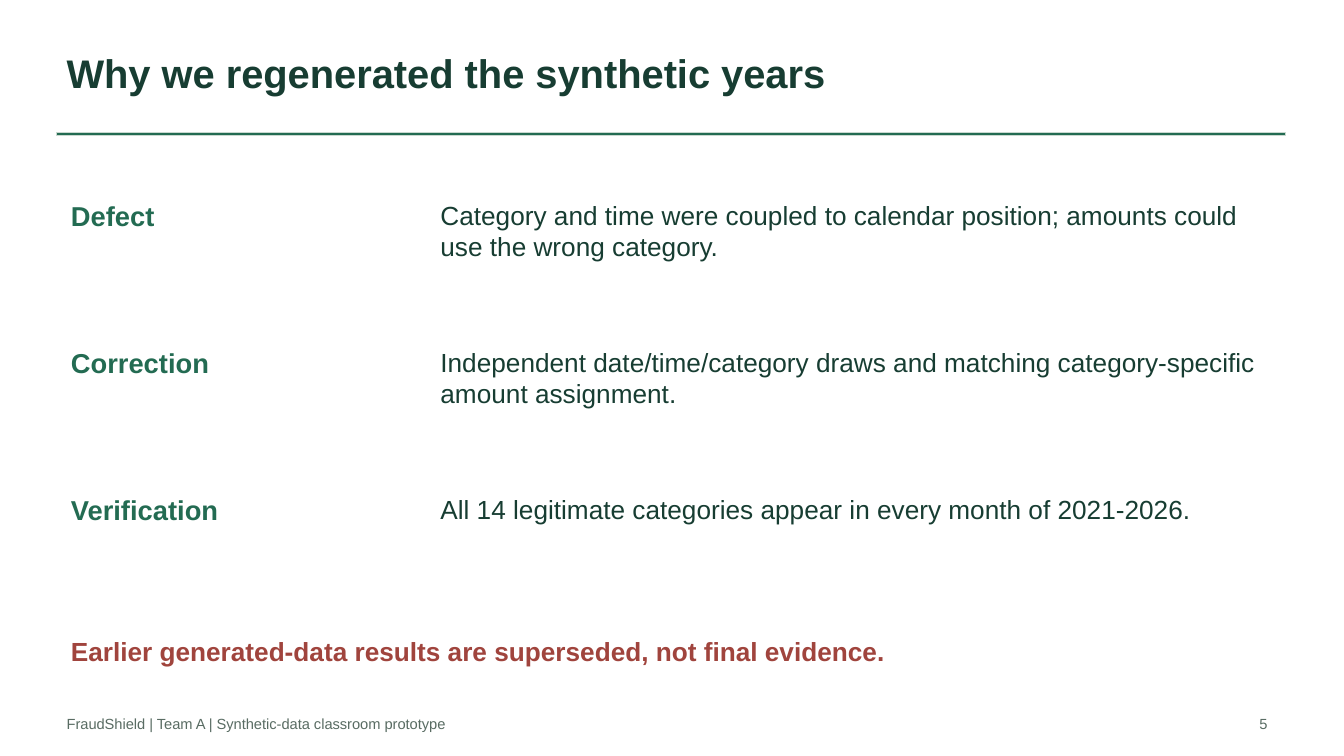
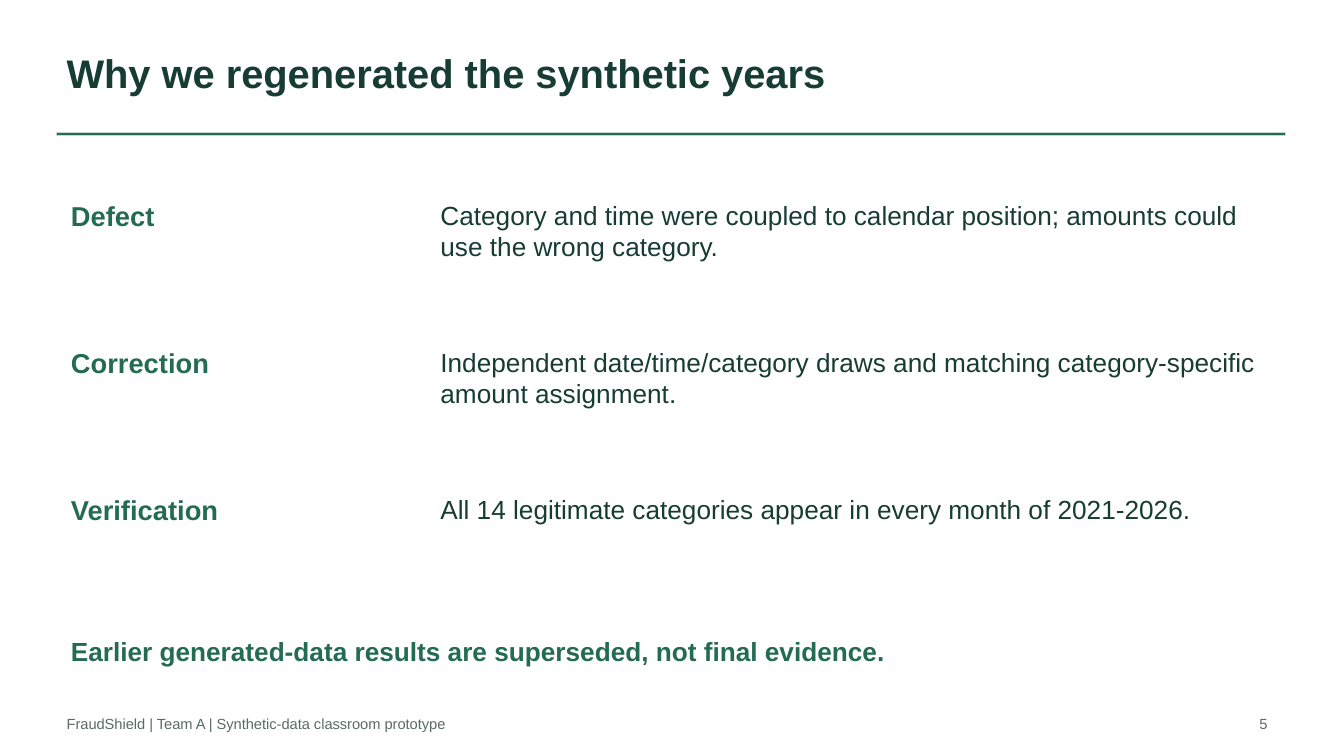
Before and after one commit to MCDR-Code/CAI2820C_FraudShield, a slide deck: slide 5 of Final_Demo/Presentation/FraudShield_Final_Presentation.pptx. Drawn at 1344x756 pixels with LibreOffice and Linux fonts; fonts in the diff are those of the drawing. Boxes give left, top, right and bottom in pixels: in the first picture for what was removed or moved away, otherwise in the second. Text is boxed around its words. In the diff, an @@ line names an element or a change of style, - is before the commit and + after.

```diff
--- a/Final_Demo/Presentation/FraudShield_Final_Presentation.pptx
+++ b/Final_Demo/Presentation/FraudShield_Final_Presentation.pptx
@@ text "Earlier generated-data results are superseded, ..." at <box>71,642,884,666</box>: text colour #A0443D to #236B52 @@
```
Also in this commit, not shown: 3 other slides changed.
